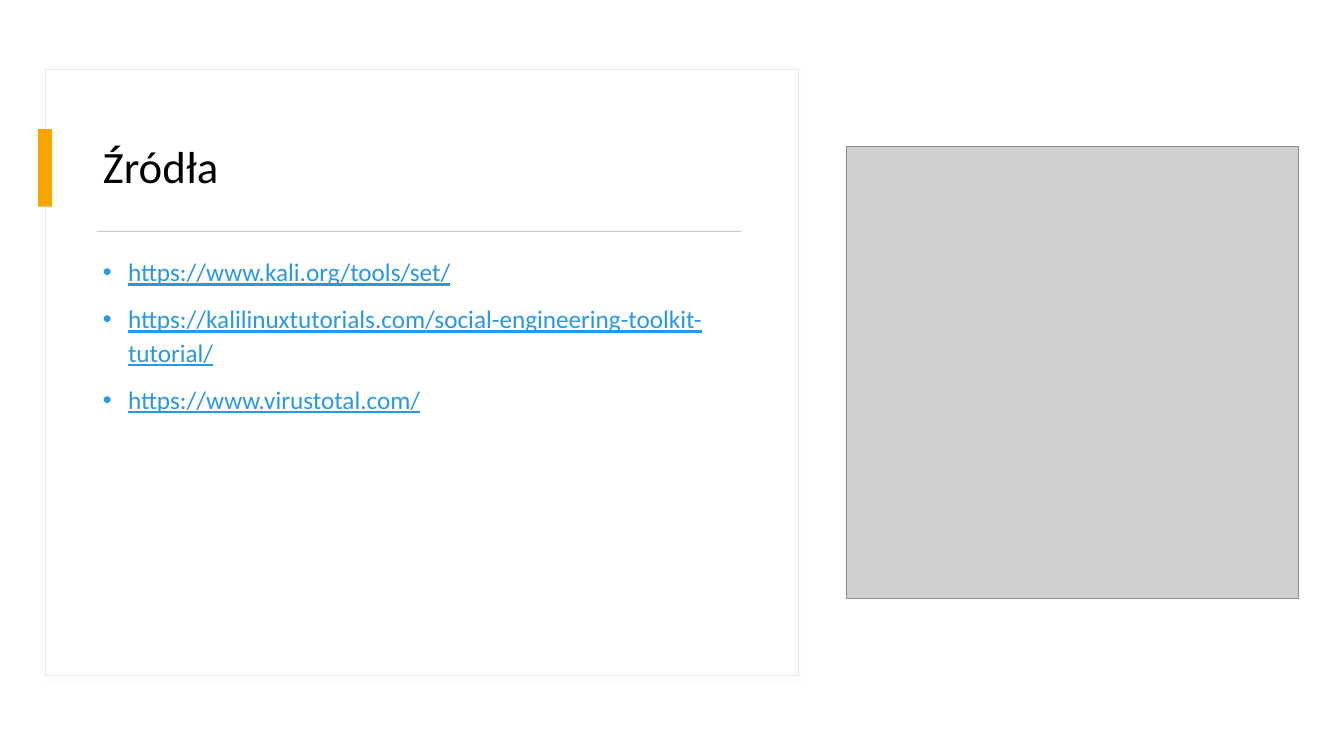
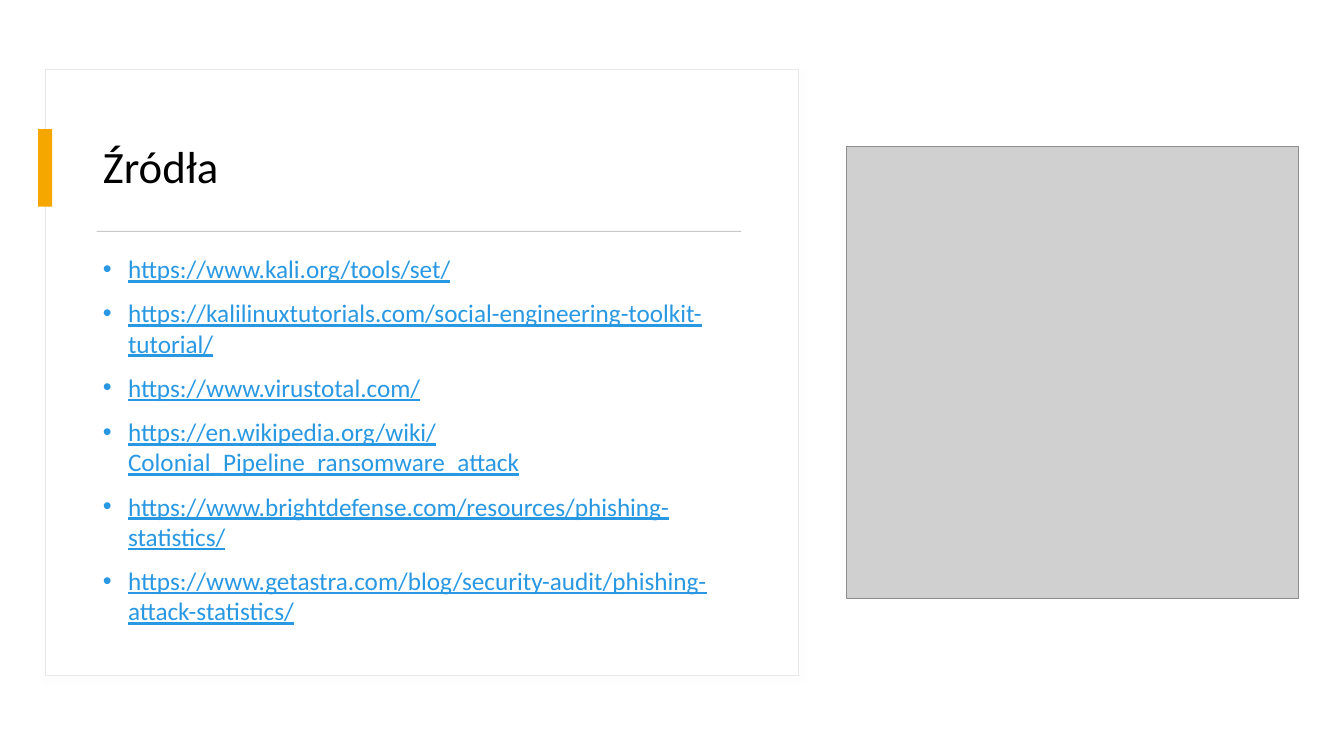
Before and after one commit to m-c-j/Podejrzane_pliki_kontra_serwis_do_przesylania_danych, a slide deck: slide 16 of BAIiM - Podejrzane pliki kontra serwis do przesyłania danych.pptx (slide 13 before the commit). Drawn at 1344x756 pixels with LibreOffice and Linux fonts; fonts in the diff are those of the drawing; grey boxes stand for pictures. Boxes give left, top, right and bottom in pixels: in the first picture for what was removed or moved away, otherwise in the second. Text is boxed around its words. In the diff, an @@ line names an element or a change of style, - is before the commit and + after.

```diff
--- a/BAIiM - Podejrzane pliki kontra serwis do przesyłania danych.pptx
+++ b/BAIiM - Podejrzane pliki kontra serwis do przesyłania danych.pptx
@@ text at [128, 260, 702, 401]: line spacing 1.1 to 1 @@
@@ text at [128, 423, 706, 625]: paragraphs added @@
+• https://en.wikipedia.org/wiki/Colonial_Pipeline_ransomware_attack
+• https://www.brightdefense.com/resources/phishing-statistics/
+• https://www.getastra.com/blog/security-audit/phishing-attack-statistics/
```
Also in this commit, not shown: 2 other slides changed, 3 slides added.
